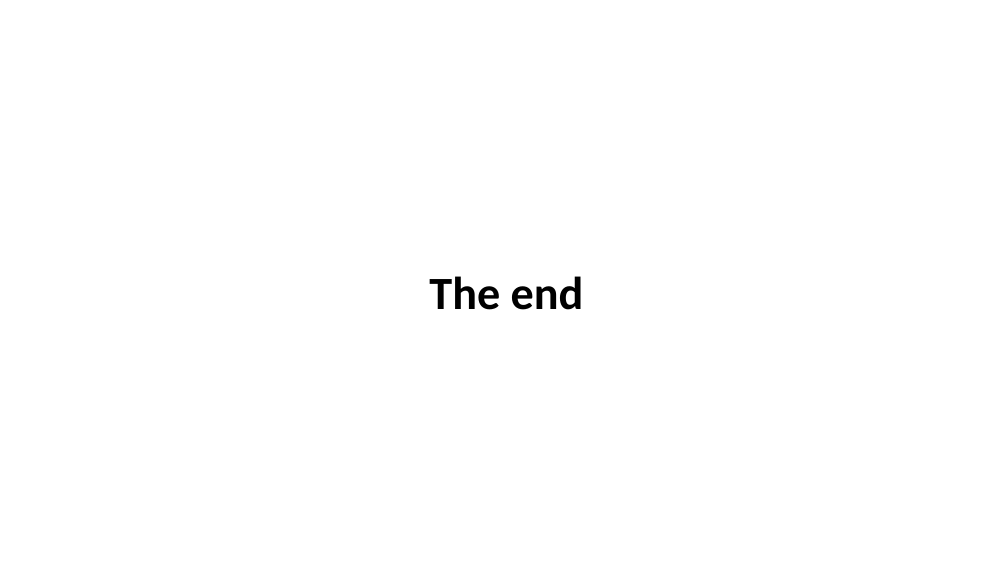
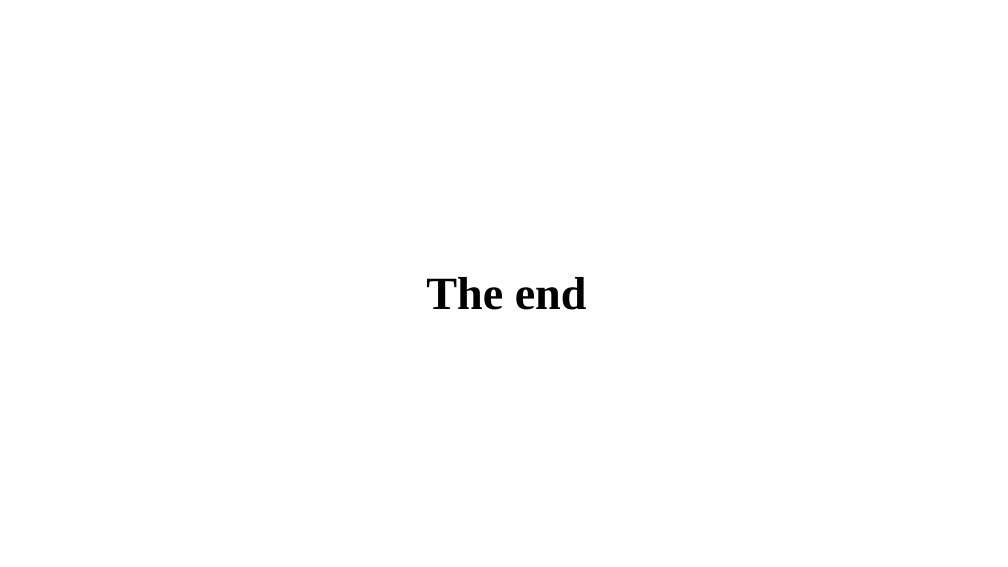
Before and after one commit to luanft/web-feedback-system, a slide deck: slide 4 of Document/slide/Database.pptx. Drawn at 1008x567 pixels with LibreOffice and Linux fonts; fonts in the diff are those of the drawing. Boxes give left, top, right and bottom in pixels: in the first picture for what was removed or moved away, otherwise in the second. Text is boxed around its words. In the diff, an @@ line names an element or a change of style, - is before the commit and + after.

```diff
--- a/Document/slide/Database.pptx
+++ b/Document/slide/Database.pptx
@@ title "The end" at (426,277,587,310): font Calibri to Times New Roman @@
```
Also in this commit, not shown: 1 other slide changed, 1 other file.
